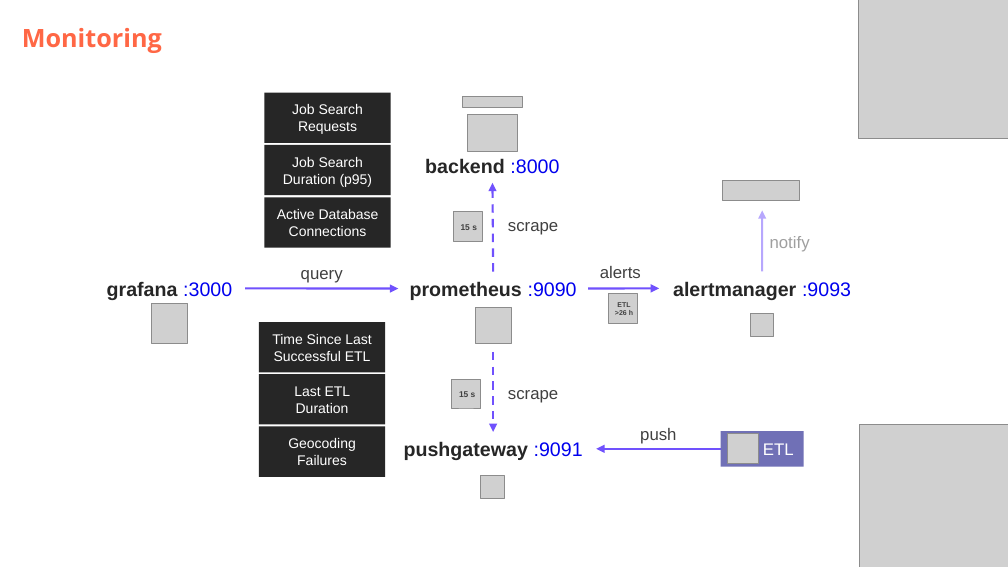
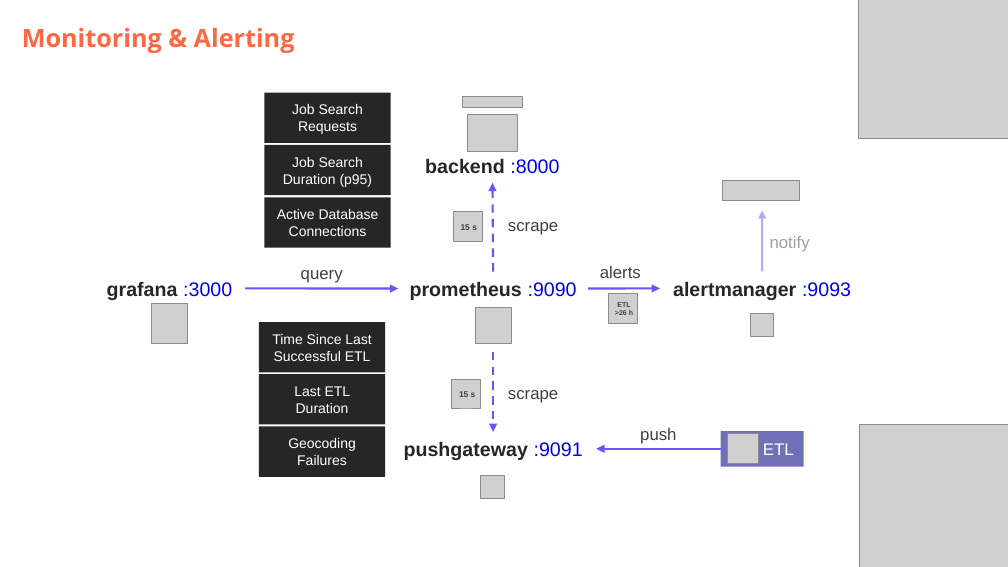
Before and after one commit to DataScientest-Studio/jun26bde-job-market, a slide deck: slide 11 of docs/defence/Defence.pptx (slide 7 before the commit). Drawn at 1008x567 pixels with LibreOffice and Linux fonts; fonts in the diff are those of the drawing; grey boxes stand for pictures; background and template pictures are left out. Boxes give left, top, right and bottom in pixels: in the first picture for what was removed or moved away, otherwise in the second. Text is boxed around its words. In the diff, an @@ line names an element or a change of style, - is before the commit and + after.

```diff
--- a/docs/defence/Defence.pptx
+++ b/docs/defence/Defence.pptx
@@ subtitle at (22, 28, 295, 53): text changed @@
-Monitoring
+Monitoring & Alerting
```
Also in this commit, not shown: 4 other slides changed, 9 slides added, 2 slides removed, 33 other files.
